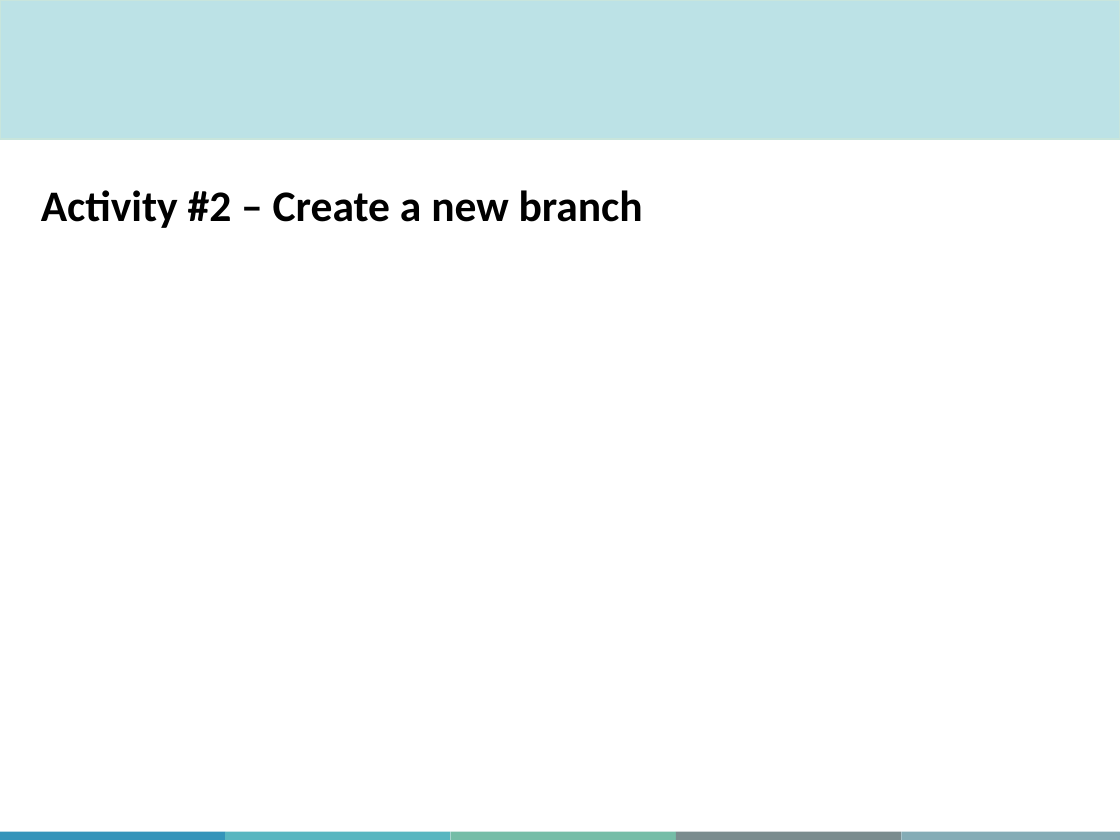
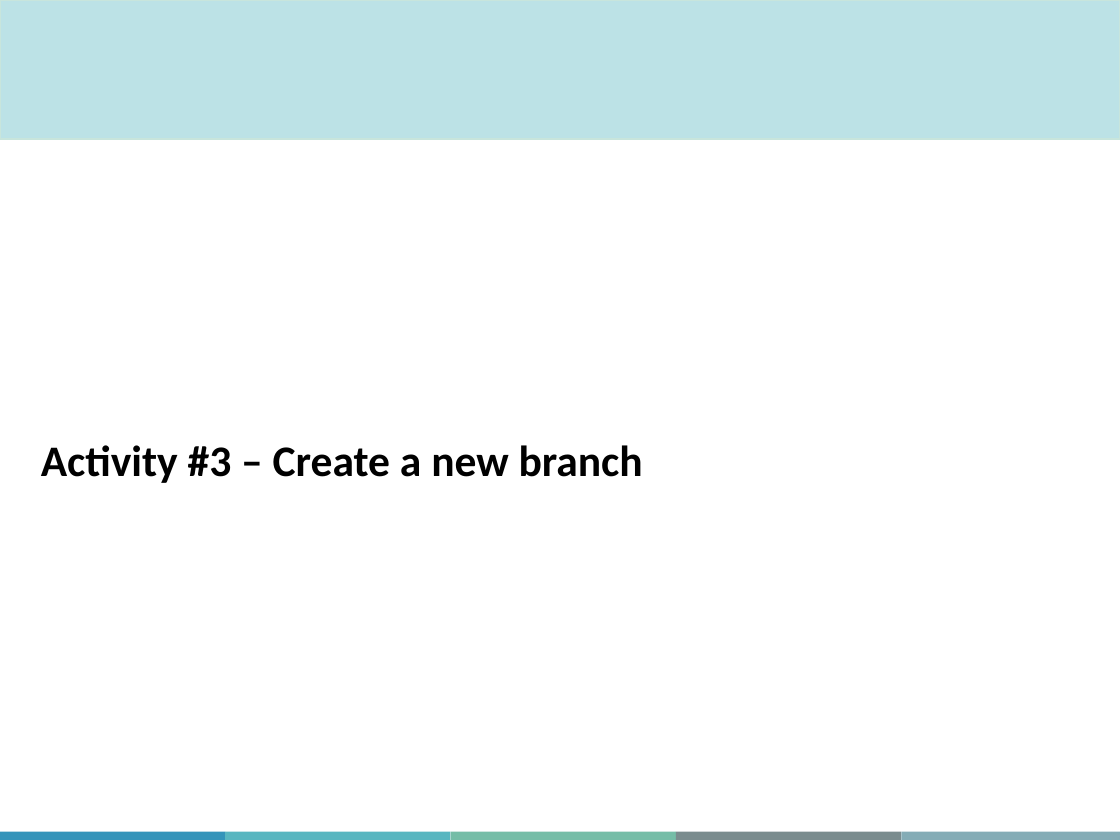
Before and after one commit to aosakwe/MiCM_IntroToGitHub, a slide deck: slide 20 of Slides/MiCM_GitHub_Workshop.pptx (slide 18 before the commit). Drawn at 1120x840 pixels with LibreOffice and Linux fonts; fonts in the diff are those of the drawing; background and template pictures are left out. Boxes give left, top, right and bottom in pixels: in the first picture for what was removed or moved away, otherwise in the second. Text is boxed around its words. In the diff, an @@ line names an element or a change of style, - is before the commit and + after.

```diff
--- a/Slides/MiCM_GitHub_Workshop.pptx
+++ b/Slides/MiCM_GitHub_Workshop.pptx
@@ text at box(41, 445, 643, 483): text changed @@
-Activity #2 – Create a new branch
+Activity #3 – Create a new branch
```
Also in this commit, not shown: 8 other slides changed, 8 slides added, 6 other files.
